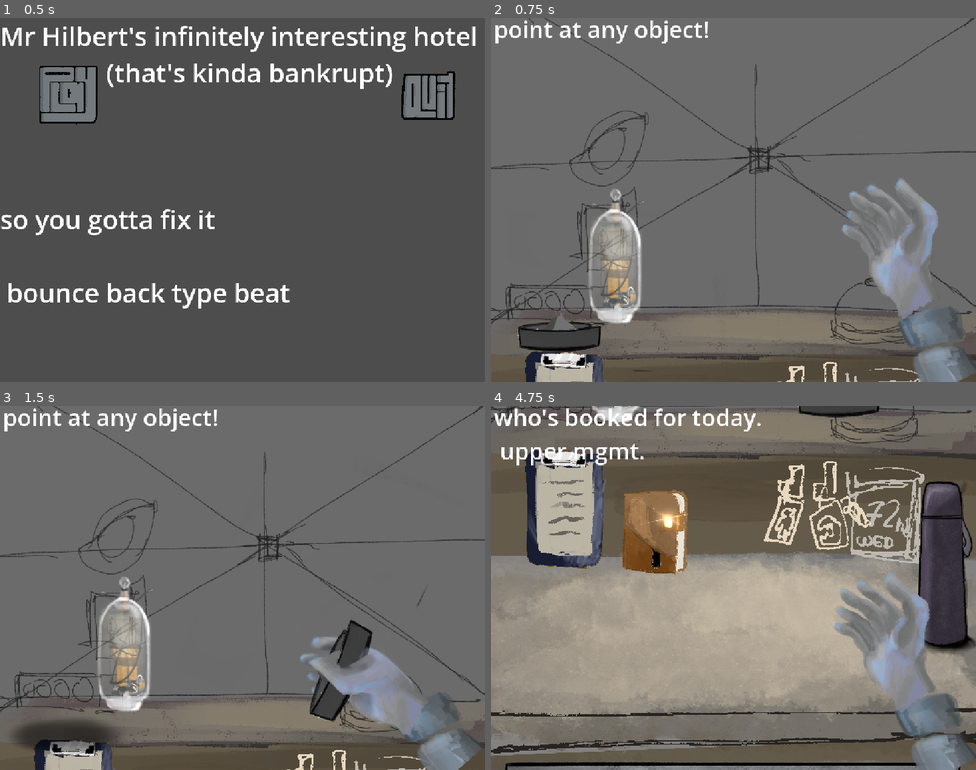
Above: before the commit, frames 1-4 (two rows, left to right).
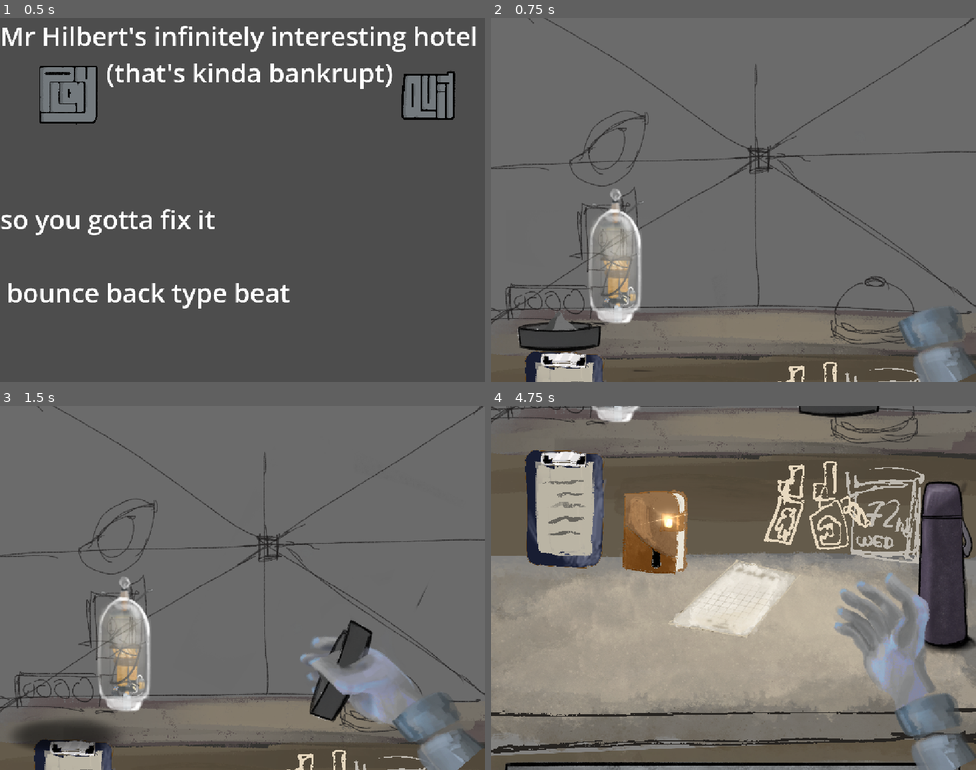
Above: after the commit, the same moments.

Repository: DevEclipse2/TheBottomLine
Game: Godot game, scene res://scenes/title.tscn
The game is run twice, just before and just after one commit, with the same random seed, the same clock (stepped at 60 frames per second) and the same inputs.
Inputs (mouse positions are in pixels of both pictures, inside the frame that each line leads up to):
- Up to frame 1 (0.5 s): no input
- Up to frame 2 (0.75 s): click (554, 83) at 0.5 s
- Up to frame 3 (1.5 s): click (72, 722) at 1.27 s
- Up to frame 4 (4.75 s): tap Enter at 2 s; move the mouse to (840, 569) at 2.02 s; press the mouse at (840, 569) at 2.03 s; hold Right 2.03-2.75 s; right-click (840, 569) at 2.3 s; release the mouse at (840, 569) at 2.75 s; tap Space at 2.75 s; drag from (636, 606) to (709, 660) at 2.77 s; move the mouse to (782, 507) at 3.52 s; hold Right 3.53-4.25 s; hold Right mouse button (use) 3.53-4.25 s; tap S (Look_down) at 3.6 s; drag from (709, 660) to (588, 533) at 4.27 s

Frame 1 is identical in both runs. In frame 2, 3.5% of the frame differs, in the area x 0-93%, y 0-83%; in frame 3, 0.9%; in frame 4, 4.2%, in the area x 0-87%, y 0-85%.

Commit message:
stuff

Diff:
--- a/scenes/game_scene.tscn
+++ b/scenes/game_scene.tscn
@@ -12,6 +12,7 @@
 [ext_resource type="Texture2D" uid="uid://ba5llfg1ggl8i" path="res://texture/game/Untitled_Artwork-9.png" id="7_ldkr4"]
 [ext_resource type="Texture2D" uid="uid://dthfi6wkvei1q" path="res://texture/game/notebook.png" id="7_ro0ie"]
 [ext_resource type="Texture2D" uid="uid://c4gw5q38blyt1" path="res://texture/game/Untitled_Artwork-10.png" id="8_liy57"]
+[ext_resource type="Texture2D" uid="uid://xo5lmx24tcto" path="res://texture/game/graphasset.png" id="8_rw4oa"]
 [ext_resource type="Texture2D" uid="uid://5untwbc2den8" path="res://texture/game/Untitled_Artwork-4.png" id="9_mwyo0"]
 [ext_resource type="Texture2D" uid="uid://bksof57muefiw" path="res://texture/game/Untitled_Artwork-8.png" id="10_6aqbo"]
 [ext_resource type="Texture2D" uid="uid://sisyrcmdmp8r" path="res://texture/game/point.PNG" id="12_mwyo0"]
@@ -24,6 +25,8 @@
 [ext_resource type="Texture2D" uid="uid://vtqtuw3l3d22" path="res://texture/game/cuff.PNG" id="17_103ce"]
 [ext_resource type="Texture2D" uid="uid://y8obf4rjhw58" path="res://texture/game/Arrow.png" id="21_ro0ie"]
 [ext_resource type="Script" uid="uid://cx5hjnsobl6o6" path="res://script/grapher.gd" id="22_pb36m"]
+[ext_resource type="AudioStream" uid="uid://y2yp5vgtgqt5" path="res://texture/game/concierge_de_la_perpetuite.mp3" id="25_xgstd"]
+[ext_resource type="Texture2D" uid="uid://b5ob66upgxnd6" path="res://texture/game/graph paper.png" id="26_ttvoq"]
 
 [sub_resource type="LabelSettings" id="LabelSettings_yf5fn"]
 font_size = 55
@@ -131,6 +134,7 @@
 metadata/callid = 0
 metadata/object = 0
 metadata/handfull = false
+metadata/overlay = false
 
 [node name="hand full alert" type="Label" parent="feedback" unique_id=868917202]
 z_index = 10
@@ -183,6 +187,25 @@
 [node name="calendar" type="Sprite2D" parent="feedback/workspace/main/widgets" unique_id=1434278125]
 texture = ExtResource("5_tqxxy")
 
+[node name="graph" type="Node2D" parent="feedback/workspace/main/widgets" unique_id=1632601375]
+position = Vector2(6.114502, 348.0266)
+
+[node name="graph" type="Sprite2D" parent="feedback/workspace/main/widgets/graph" unique_id=838948554]
+z_index = 1
+position = Vector2(-204.47864, -384.83636)
+texture = ExtResource("8_rw4oa")
+
+[node name="Btn" type="Button" parent="feedback/workspace/main/widgets/graph/graph" unique_id=374934297]
+z_index = -15
+offset_left = 42.94478
+offset_top = 77.70962
+offset_right = 50.94478
+offset_bottom = 85.70962
+rotation = 0.35805875
+scale = Vector2(50.733906, 54.167248)
+script = ExtResource("7_103ce")
+metadata/id = 7
+
 [node name="tray" type="Node2D" parent="feedback/workspace/main/widgets" unique_id=2113912033]
 position = Vector2(-840.5112, -408.61963)
 
@@ -397,21 +420,41 @@
 scale = Vector2(1.195, 1.195)
 texture = ExtResource("12_ro0ie")
 
+[node name="graph" type="Sprite2D" parent="feedback/handspace/hand/grip" unique_id=1682584964]
+visible = false
+z_index = 1
+position = Vector2(18.35205, -101.911255)
+rotation = 1.2952102
+scale = Vector2(0.53, 0.53)
+skew = -0.41887903
+texture = ExtResource("26_ttvoq")
+
 [node name="beckon" type="Sprite2D" parent="feedback/handspace/hand" unique_id=2040563930]
 visible = false
 position = Vector2(-37, -224)
 texture = ExtResource("15_6aqbo")
 
 [node name="idle" type="Sprite2D" parent="feedback/handspace/hand" unique_id=1340172764]
+visible = false
 position = Vector2(-37, -224)
 texture = ExtResource("16_ro0ie")
 
 [node name="sleeve" type="Sprite2D" parent="feedback/handspace" unique_id=1267110461]
+z_index = 256
 position = Vector2(-88.909, -386.526)
 rotation = -0.13150577
 scale = Vector2(1, 1.18)
 skew = -0.05235988
 texture = ExtResource("17_103ce")
+
+[node name="overlayContainer" type="Node2D" parent="feedback" unique_id=1981744205]
+visible = false
+
+[node name="GraphPaper" type="Sprite2D" parent="feedback/overlayContainer" unique_id=495109325]
+z_index = 28
+position = Vector2(563, 433)
+scale = Vector2(0.955, 0.955)
+texture = ExtResource("26_ttvoq")
 
 [node name="graph" type="Node2D" parent="." unique_id=1295546014]
 visible = false
@@ -501,3 +544,7 @@
 rotation = 1.5707963
 scale = Vector2(0.045, -0.105)
 texture = ExtResource("21_ro0ie")
+
+[node name="AudioStreamPlayer" type="AudioStreamPlayer" parent="." unique_id=1827796405]
+stream = ExtResource("25_xgstd")
+parameters/looping = true
--- a/script/feedback.gd
+++ b/script/feedback.gd
@@ -12,6 +12,10 @@
 @onready var notebtn : Button = $workspace/main/widgets/note/notebook/Btn
 @onready var ashitem : Node2D = $workspace/main/widgets/tray
 @onready var ashbtn : Button = $workspace/main/widgets/tray/ashtray/Btn
+@onready var graphitem : Node2D = $workspace/main/widgets/graph
+@onready var graphbtn : Button = $workspace/main/widgets/graph/graph/Btn
+@onready var overlay : Node2D = $overlayContainer
+
 
 #for drawer, use beckon state visually but keep as 3 internally
 @onready var drawer : Sprite2D = $workspace/main/drawer
@@ -28,6 +32,9 @@
 @onready var DTR : Node2D = $workspace/main/deskTopRight
 @onready var CLL : Node2D = $workspace/main/counterLowLeft
 @onready var CTR : Node2D = $workspace/main/counterTopRight
+
+
+var overlay_en = false
 
 
 var helditem : Node2D
@@ -38,6 +45,8 @@
 # 1 : beckon
 # 2 : grip
 # 3 : point
+
+var helditemid = 0
 
 # Called when the node enters the scene tree for the first time.
 func _ready() -> void:
@@ -64,6 +73,7 @@
 # Called every frame. 'delta' is the elapsed time since the previous frame.
 func _process(delta: float) -> void:
 	#use match to hide and spawn shadow
+	objectNameDisp.visible =  !overlay
 	pointfade -= delta
 	#if anything is hovered AND not gripping anything
 	if bottlebtn.is_hovered():
@@ -80,6 +90,8 @@
 		objectNameDisp.text = "ashtray.\n it seems to be full"
 	elif notebtn.is_hovered():
 		objectNameDisp.text = "read the mucking fanual"
+	elif graphbtn.is_hovered():
+		objectNameDisp.text = "assign rooms with the infinite graph (TM)"
 	else:
 		objectNameDisp.text = "point at any object!"
 	if state == 2:
@@ -92,6 +104,7 @@
 			var id = get_meta("callid")
 			hand.set_meta("object", id)
 			set_meta("handfull",true)
+			helditemid = id
 			match id:
 				0:
 					ashitem.visible = true
@@ -118,6 +131,9 @@
 				6:
 					helditem = listitem
 					listitem.visible = false
+				7:
+					helditem = graphitem
+					graphitem.visible = false
 			#below is thing that disables the buttons from being pressed
 			bottlebtn.disabled = true
 			keybtn.disabled = true
@@ -125,6 +141,7 @@
 			clockbtn.disabled = true
 			notebtn.disabled = true
 			ashbtn.disabled = true
+			graphbtn.disabled = true
 			set_meta("callid",0)
 			shadow.global_position = Vector2(1000000,0)
 
@@ -158,27 +175,30 @@
 		# remember to disable the button components and re-enable them later
 		if state == 2 || get_meta("handfull"):
 			#throws the item down if previously holding any
-			print("itemdown")
-			bottlebtn.disabled = false
-			keybtn.disabled = false
-			listbtn.disabled = false
-			clockbtn.disabled = false
-			notebtn.disabled = false
-			ashbtn.disabled = false
-			#unhides the desktop sprites
-			ashitem.visible = true
-			bottleitem.visible = true
-			keyitem.visible = true
-			listitem.visible = true
-			clockitem.visible = true
-			noteitem.visible = true
-			state = 0
-			hand.set_meta("state",0)
-			set_meta("handfull",false)
-			set_meta("callid",0)
-			helditem.global_position = projectedLocation
-			helditem = null
-			shadow.global_position = Vector2(1000000,0)
+			if(!overlay_en):
+				print("itemdown")
+				bottlebtn.disabled = false
+				keybtn.disabled = false
+				listbtn.disabled = false
+				clockbtn.disabled = false
+				notebtn.disabled = false
+				ashbtn.disabled = false
+				graphbtn.disabled = false
+				#unhides the desktop sprites
+				ashitem.visible = true
+				bottleitem.visible = true
+				keyitem.visible = true
+				listitem.visible = true
+				clockitem.visible = true
+				noteitem.visible = true
+				graphitem.visible = true
+				state = 0
+				hand.set_meta("state",0)
+				set_meta("handfull",false)
+				set_meta("callid",0)
+				helditem.global_position = projectedLocation
+				helditem = null
+				shadow.global_position = Vector2(1000000,0)
 		else:
 			handFull.text = ""
 			#beckon
@@ -187,6 +207,18 @@
 			pointfade = 0.64
 	elif event.is_action_pressed("use"):
 		#stuff
-		print("use")
+		print("rightclick")
+		match helditemid:
+			2:
+				print("note")
+			6:
+				print("list")
+			7:
+				print("graph")
+		if helditemid == 2 || helditemid == 6 || helditemid == 7:
+			overlay_en = true
+			overlay.visible = true
+			print("use")
+			set_meta("overlay",true)
 	get_viewport().set_input_as_handled()
 	pass
--- a/script/handfollowcursor.gd
+++ b/script/handfollowcursor.gd
@@ -17,6 +17,7 @@
 @onready var bottle : Sprite2D = $hand/grip/bottle
 @onready var clock : Sprite2D = $hand/grip/clock
 @onready var list : Sprite2D = $hand/grip/transcoder
+@onready var graph : Sprite2D = $hand/grip/graph
 
 
 
@@ -72,6 +73,7 @@
 			bottle.visible = false
 			clock.visible = false
 			list.visible = false
+			graph.visible = false
 		1:
 			ashtray.visible = true
 			note.visible = false
@@ -79,6 +81,8 @@
 			bottle.visible = false
 			clock.visible = false
 			list.visible = false
+			graph.visible = false
+
 		2:
 			ashtray.visible = false
 			note.visible = true
@@ -86,6 +90,8 @@
 			bottle.visible = false
 			clock.visible = false
 			list.visible = false
+			graph.visible = false
+
 		3:
 			ashtray.visible = false
 			note.visible = false
@@ -93,6 +99,8 @@
 			bottle.visible = false
 			clock.visible = false
 			list.visible = false
+			graph.visible = false
+
 		4:
 			ashtray.visible = false
 			note.visible = false
@@ -100,6 +108,8 @@
 			bottle.visible = true
 			clock.visible = false
 			list.visible = false
+			graph.visible = false
+
 		5:
 			ashtray.visible = false
 			note.visible = false
@@ -107,6 +117,7 @@
 			bottle.visible = false
 			clock.visible = true
 			list.visible = false
+			graph.visible = false
 		6:
 			ashtray.visible = false
 			note.visible = false
@@ -114,6 +125,15 @@
 			bottle.visible = false
 			clock.visible = false
 			list.visible = true
+			graph.visible = false
+		7:
+			ashtray.visible = false
+			note.visible = false
+			keys.visible = false
+			bottle.visible = false
+			clock.visible = false
+			list.visible = false
+			graph.visible = true
 	pass
 # Called every frame. 'delta' is the elapsed time since the previous frame.
 func _process(delta: float) -> void:
Not shown, added: concierge_de_la_perpetuite.ogg.import
Not shown, added: texture/game/concierge_de_la_perpetuite.mp3.import
Not shown, added: texture/game/concierge_de_la_perpetuite.ogg.import
Binary file added: texture/game/graph paper.png
Not shown, added: texture/game/graph paper.png.import
Binary file added: texture/game/graphasset.png
Not shown, added: texture/game/graphasset.png.import
Not shown, added: concierge_de_la_perpetuite.ogg
Not shown, added: texture/game/concierge_de_la_perpetuite.mp3
Not shown, added: texture/game/concierge_de_la_perpetuite.ogg
